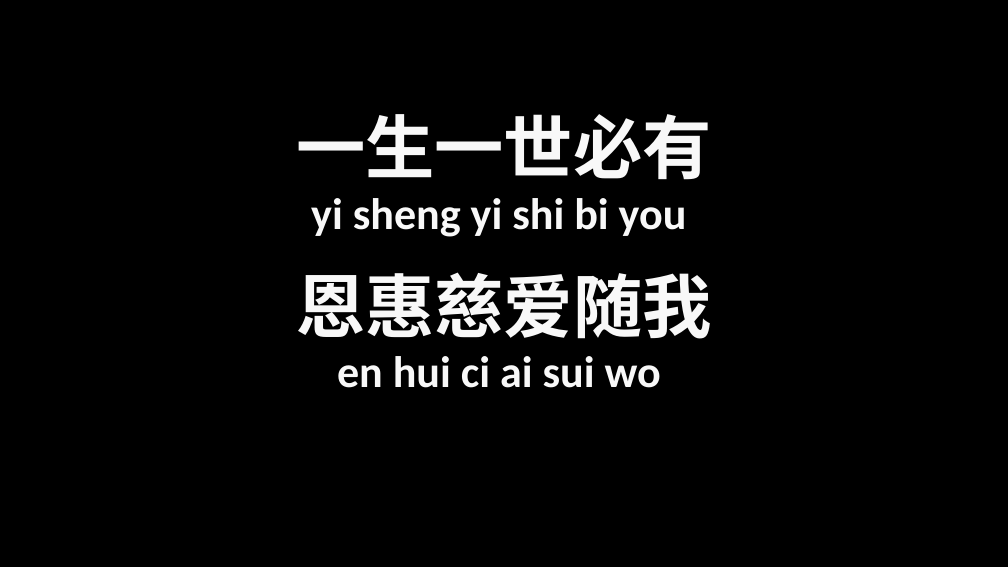
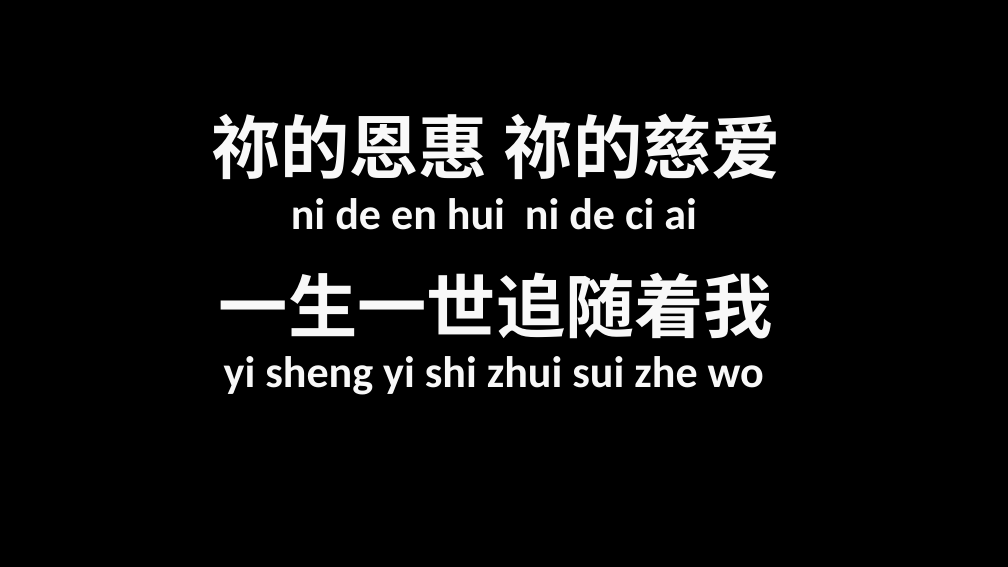
Before and after one commit to HowHow06/pptGenerator, a slide deck: slide 4 of output.pptx (slide 22 before the commit). Drawn at 1008x567 pixels with LibreOffice and Linux fonts; fonts in the diff are those of the drawing; background and template pictures are left out. Boxes give left, top, right and bottom in pixels: in the first picture for what was removed or moved away, otherwise in the second. Text is boxed around its words. In the diff, an @@ line names an element or a change of style, - is before the commit and + after.

```diff
--- a/output.pptx
+++ b/output.pptx
@@ text at bbox=[211, 113, 781, 180]: text changed @@
-一生一世必有
+祢的恩惠 祢的慈爱
@@ text at bbox=[291, 198, 697, 230]: text changed @@
-yi sheng yi shi bi you
+ni de en hui ni de ci ai
@@ text at bbox=[219, 272, 773, 339]: text changed @@
-恩惠慈爱随我
+一生一世追随着我
@@ text at bbox=[224, 356, 764, 395]: text changed @@
-en hui ci ai sui wo
+yi sheng yi shi zhui sui zhe wo
```
Also in this commit, not shown: 4 other slides changed, 6 slides added, 30 slides removed, 4 other files.
